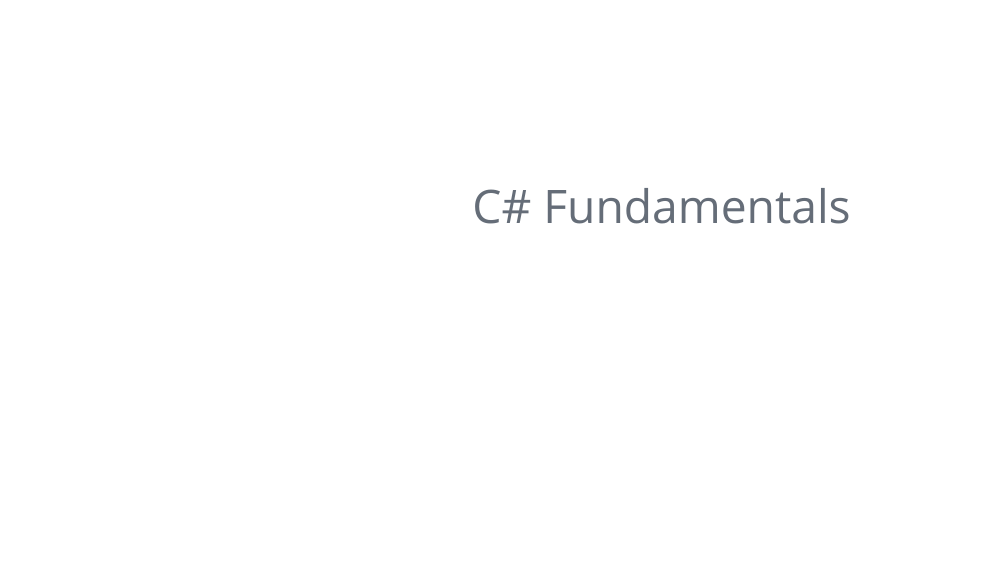
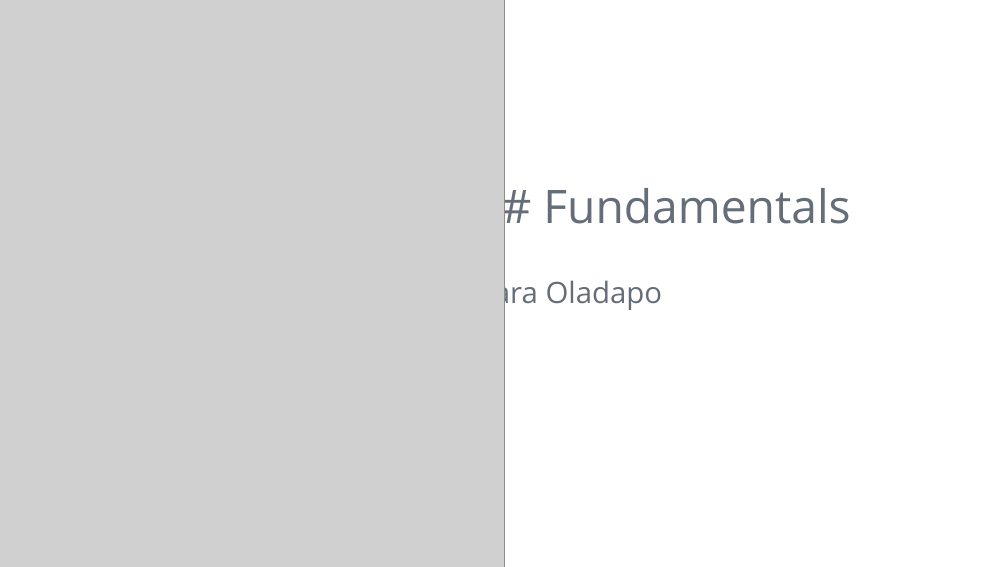
Before and after one commit to DaraOladapo/csharp-lessons, a slide deck: slide 1 of 01-intro/C# Lessons.pptx. Drawn at 1008x567 pixels with LibreOffice and Linux fonts; fonts in the diff are those of the drawing; grey boxes stand for pictures. Boxes give left, top, right and bottom in pixels: in the first picture for what was removed or moved away, otherwise in the second. Text is boxed around its words. In the diff, an @@ line names an element or a change of style, - is before the commit and + after.

```diff
--- a/01-intro/C# Lessons.pptx
+++ b/01-intro/C# Lessons.pptx
@@ picture added at [0, 0, 504, 567] @@
@@ text added at [472, 276, 663, 311], 28 pt, text #656D78 @@
+Dara Oladapo
```
Also in this commit, not shown: 1 other file.
